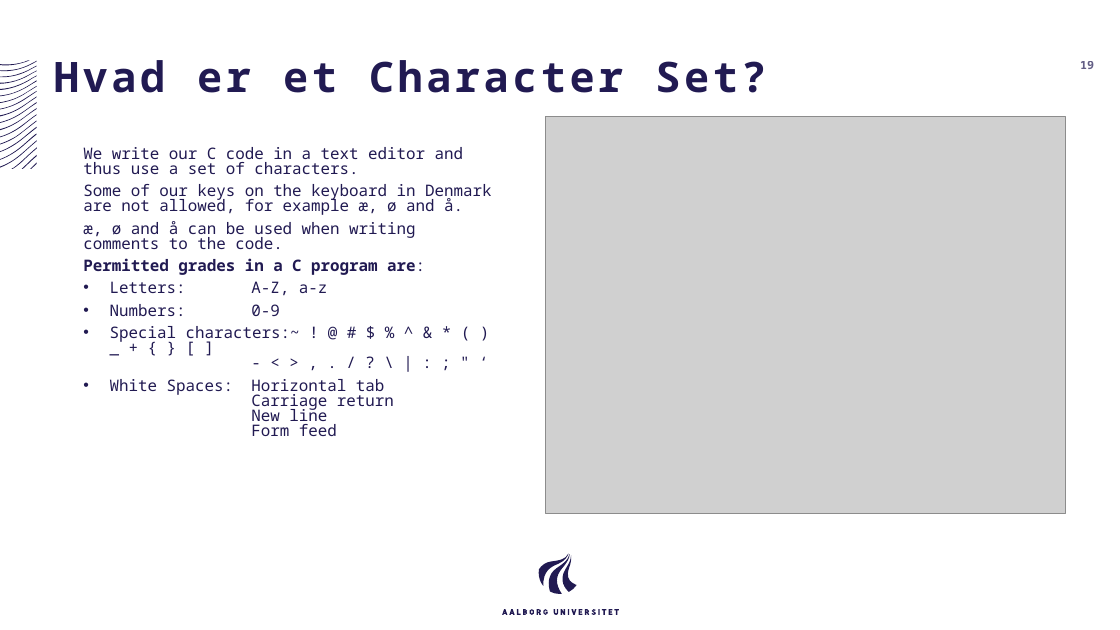
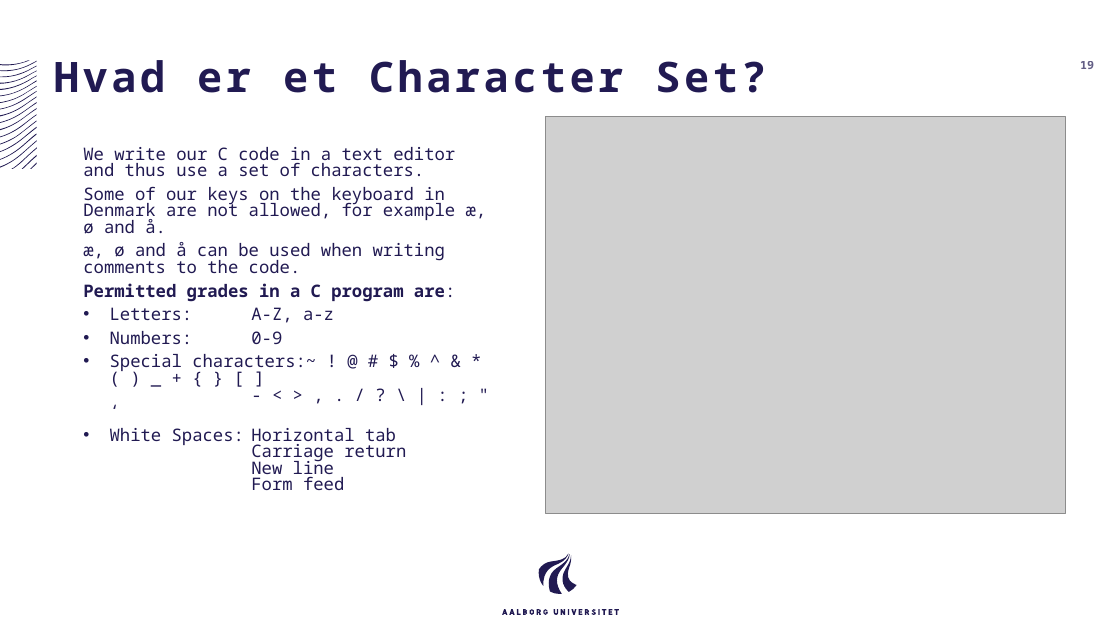
Before and after one commit to AAU-ST1-Programming/introduktion, a slide deck: slide 19 of introduktion.pptx. Drawn at 1120x630 pixels with LibreOffice and Linux fonts; fonts in the diff are those of the drawing; grey boxes stand for pictures. Boxes give left, top, right and bottom in pixels: in the first picture for what was removed or moved away, otherwise in the second. Text is boxed around its words. In the diff, an @@ line names an element or a change of style, - is before the commit and + after.

```diff
--- a/introduktion.pptx
+++ b/introduktion.pptx
@@ text "We write our C code ..." at [83, 147, 487, 490]: size 13.6 to 14.8 pt; indent changed @@
```
Also in this commit, not shown: 25 other slides changed.
